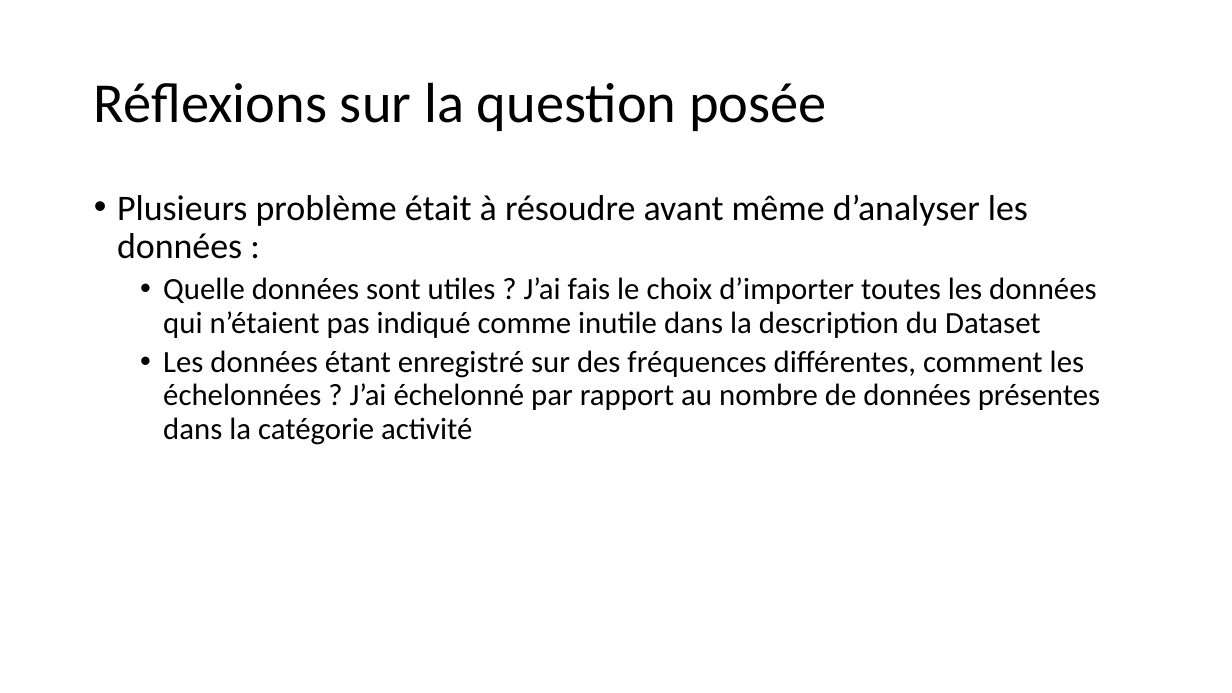
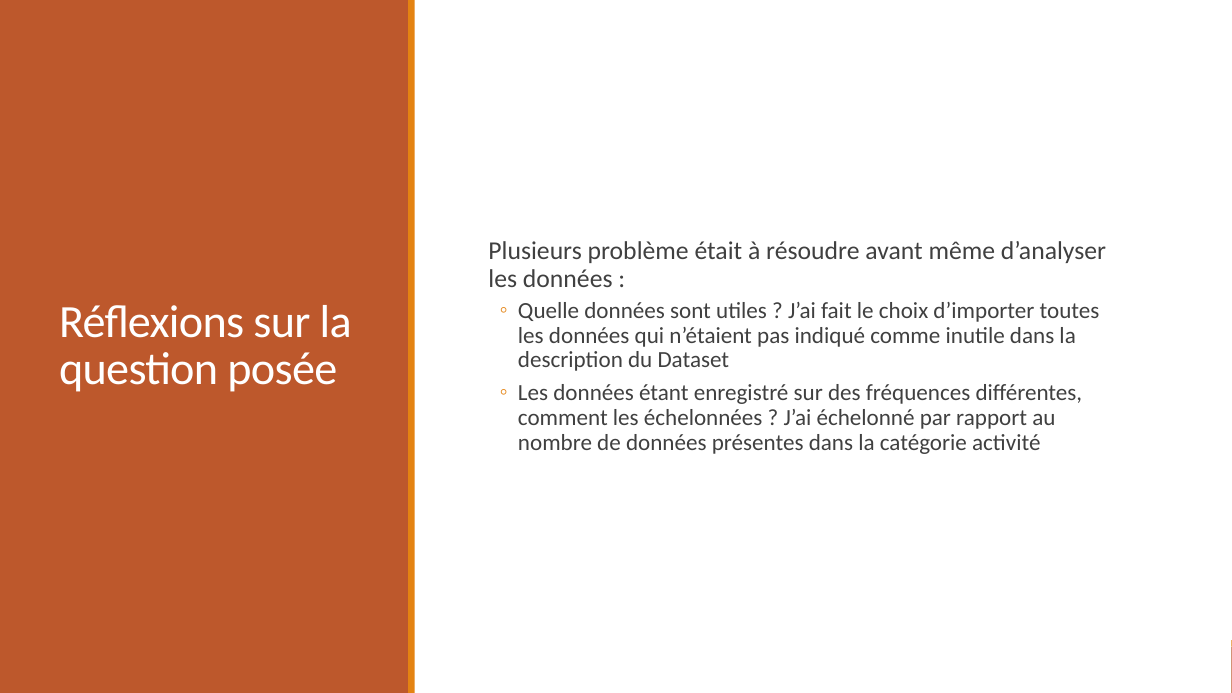
Before and after one commit to GuillaumeeG/Projet_Python_PPG_Dalia, a slide deck: slide 4 of ppt_tenant_aboutissant_pb.pptx (slide 3 before the commit). Drawn at 1232x693 pixels with LibreOffice and Linux fonts; fonts in the diff are those of the drawing. Boxes give left, top, right and bottom in pixels: in the first picture for what was removed or moved away, otherwise in the second. Text is boxed around its words. In the diff, an @@ line names an element or a change of style, - is before the commit and + after.

Commit message:
Update ppt

```diff
--- a/ppt_tenant_aboutissant_pb.pptx
+++ b/ppt_tenant_aboutissant_pb.pptx
@@ rectangle added at box(0, 0, 1232, 693), fill #FFFFFF @@
@@ rectangle added at box(0, 0, 409, 693), fill #BD582C @@
@@ rectangle added at box(409, 0, 415, 693), fill #E48312 @@
@@ title "Réflexions sur la question posée": place and size @@
-title "Réflexions sur la question posée" at box(94, 82, 827, 131)
+title "Réflexions sur la question posée" at box(59, 305, 352, 392)
@@ title "Réflexions sur la question posée" at box(59, 305, 352, 392): size 44 to 36 pt, text colour #000000 to #FFFFFF, letter spacing 0 to -0.5 pt; line spacing 0.9 to 0.85 @@
@@ text "Plusieurs problème était à résoudre ...": place and size @@
-text "Plusieurs problème était à résoudre ..." at box(117, 194, 1100, 445)
+text "Plusieurs problème était à résoudre ..." at box(488, 241, 1106, 454)
@@ text "Plusieurs problème était à résoudre ..." at box(488, 241, 1106, 454): vertical alignment top to middle @@
@@ text at box(488, 241, 1106, 454): size 28 to 20 pt in "Plusieurs problème était à résoudre avant même ..."; text colour #000000 to #404040 in "Plusieurs problème était à résoudre avant même ...", "Les données étant enregistré sur des fréquences ..."; size 24 to 18 pt in "Les données étant enregistré sur des fréquences ..."; bullet • to  ; more space between paragraphs; bullet • to ◦ @@
@@ text at box(518, 302, 1100, 371): text changed; size 24 to 18 pt; text colour #000000 to #404040 @@
-  • Quelle données sont utiles ? J’ai fais le choix d’importer toutes les données qui n’étaient pas indiqué comme inutile dans la description du Dataset
+  ◦ Quelle données sont utiles ? J’ai fait le choix d’importer toutes les données qui n’étaient pas indiqué comme inutile dans la description du Dataset
@@ rectangle added at box(0, 647, 1232, 693), fill #BD582C @@
@@ rectangle added at box(0, 640, 1232, 647), fill #E48312 @@
```
Also in this commit, not shown: 2 other slides changed, 2 slides added, 1 slide removed.
